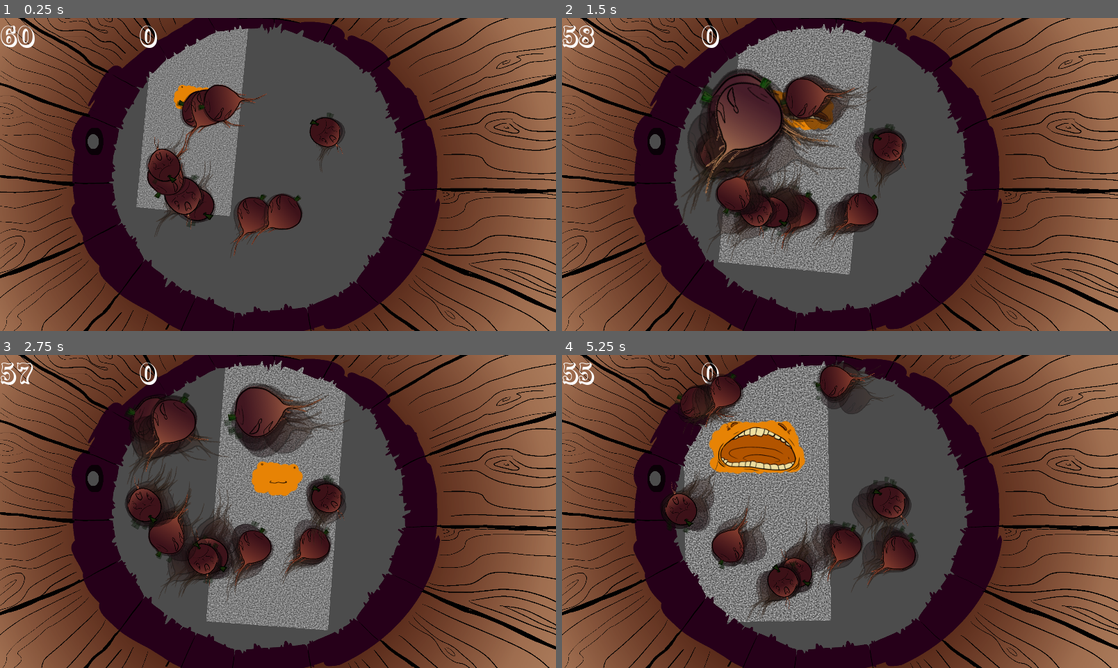
Above: before the commit, frames 1-4 (two rows, left to right).
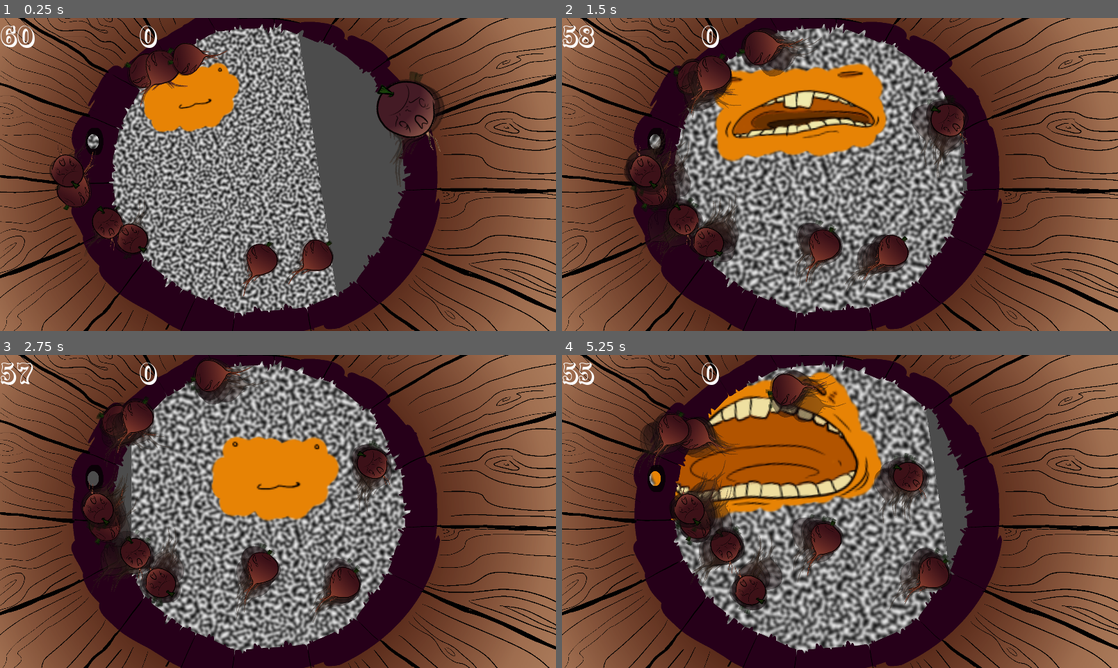
Above: after the commit, the same moments.

Repository: Nopey/carnival
Game: Godot game, scene res://Claw/Game.tscn
Same seed, same stepped clock (60 frames per second), same inputs: the game is played once before the commit and once after it.
Inputs:
- Up to frame 1 (0.25 s): no input
- Up to frame 2 (1.5 s): tap Enter (ui_accept) at 0.5, 0.77 s; hold Right (ui_right) 0.53-1.28 s; hold Down (ui_down) from 1.28 s (still down)
- Up to frame 3 (2.75 s): tap Enter (ui_accept) at 1.52 s; release Down (ui_down) at 2.03 s; hold Right (ui_right) from 2.03 s (still down)
- Up to frame 4 (5.25 s): release Right (ui_right) at 2.78 s; hold Up (ui_up) 2.78-3.53 s; tap Enter (ui_accept) at 3.02, 3.77, 4.52 s; hold Left (ui_left) 3.53-5.03 s; hold Down (ui_down) from 5.03 s (still down)

The runs differ from the first frame. In frame 1, 25% of the frame differs, in the area x 8-80%, y 1-96%; in frame 2, 32%, in the area x 11-73%, y 1-96%; in frame 3, 31%; in frame 4, 31%.

Commit message:
Make player even bigger

Diff:
--- a/Claw/Bucket.gd
+++ b/Claw/Bucket.gd
@@ -10,7 +10,7 @@
 #func _ready():
 #	pass # Replace with function body.
 
-export var target: Vector2 = Vector2(600, 400)
+export var screen_center: Vector2 = Vector2(1920, 1080) / 2.0
 
 # Called every frame. 'delta' is the elapsed time since the previous frame.
 func _process(delta):
@@ -18,7 +18,7 @@
 		if not area is Turnip:
 			continue
 		var turnip: Turnip = area
-		var normal = (target - turnip.global_position).normalized()
+		var normal = (screen_center - turnip.global_position).normalized()
 		var tangent = normal.tangent()
 		if turnip.flee_path.dot(normal) < 0:
 			turnip.flee_path = turnip.flee_path.reflect(tangent)
--- a/Claw/GameManager.gd
+++ b/Claw/GameManager.gd
@@ -9,8 +9,7 @@
 export(PackedScene) var turnip = load("res://Claw/Turnip.tscn")
 export(Array, PackedScene) var turnips = [];
 export var max_turnips : int = 10
-export var spawn_radius: Vector2 = Vector2(300, 200)
-
+export var spawn_radius: Vector2 = Vector2(1920, 1080) / 3.0
 
 # Called when the node enters the scene tree for the first time.
 func _ready():
--- a/Claw/Player.gd
+++ b/Claw/Player.gd
@@ -8,7 +8,7 @@
 var time_remaining  = 60.0
 var points = 0
 
-export var screen_center: Vector2 = Vector2(600, 400)
+export var screen_center: Vector2 = Vector2(1920, 1080) / 2.0
 
 # Called when the node enters the scene tree for the first time.
 func _ready():
@@ -40,7 +40,7 @@
 	self.translate(input * speed * delta)
 
 func gentle_spin():
-	self.rotation = sin(OS.get_ticks_msec() / 1000.0 * 0.4) * 0.1
+	self.rotation = (self.global_position.x - screen_center.x) / 2000.0
 
 enum BobState {
 	IDLE,
--- a/Claw/Player.tscn
+++ b/Claw/Player.tscn
@@ -9,8 +9,8 @@
 period = 3.0
 
 [sub_resource type="NoiseTexture" id=3]
-width = 500
-height = 1200
+width = 240
+height = 1024
 noise = SubResource( 2 )
 
 [sub_resource type="CapsuleShape2D" id=1]
@@ -24,6 +24,7 @@
 script = ExtResource( 1 )
 
 [node name="BodySprite" type="Sprite" parent="."]
+scale = Vector2( 5, 5 )
 texture = SubResource( 3 )
 
 [node name="BodyCollider" type="CollisionShape2D" parent="."]
@@ -32,7 +33,7 @@
 
 [node name="Mouth" type="Area2D" parent="."]
 position = Vector2( 1, 0 )
-scale = Vector2( 2, 2 )
+scale = Vector2( 5, 5 )
 
 [node name="Sprite" type="Sprite" parent="Mouth"]
 texture = ExtResource( 3 )
--- a/Claw/Turnip.gd
+++ b/Claw/Turnip.gd
@@ -70,7 +70,7 @@
 func bump_other_turnip(area):
 	if not "flee_rate" in area: # hack to detect turnips without mentioning turnip
 		return
-	var turnip: Turnip = area
+	var turnip = area
 	var normal = (turnip.global_position - self.global_position).normalized()
 	var tangent = normal.tangent()
 	if self.flee_path.dot(normal) > 0:
--- a/Claw/Turnip.tscn
+++ b/Claw/Turnip.tscn
@@ -35,22 +35,31 @@
 visible = false
 
 [node name="eat1" type="CPUParticles2D" parent="eat_particles"]
+local_coords = false
 texture = ExtResource( 6 )
 spread = 180.0
 gravity = Vector2( 0, 40 )
 initial_velocity = 120.0
+angle = 360.0
+angle_random = 1.0
 
 [node name="eat2" type="CPUParticles2D" parent="eat_particles"]
+local_coords = false
 texture = ExtResource( 5 )
 spread = 180.0
 gravity = Vector2( 0, 40 )
 initial_velocity = 120.0
+angle = 360.0
+angle_random = 1.0
 
 [node name="eat3" type="CPUParticles2D" parent="eat_particles"]
+local_coords = false
 texture = ExtResource( 7 )
 spread = 180.0
 gravity = Vector2( 0, 40 )
 initial_velocity = 120.0
+angle = 360.0
+angle_random = 1.0
 
 [node name="VisibilityNotifier2D" type="VisibilityNotifier2D" parent="."]
 
